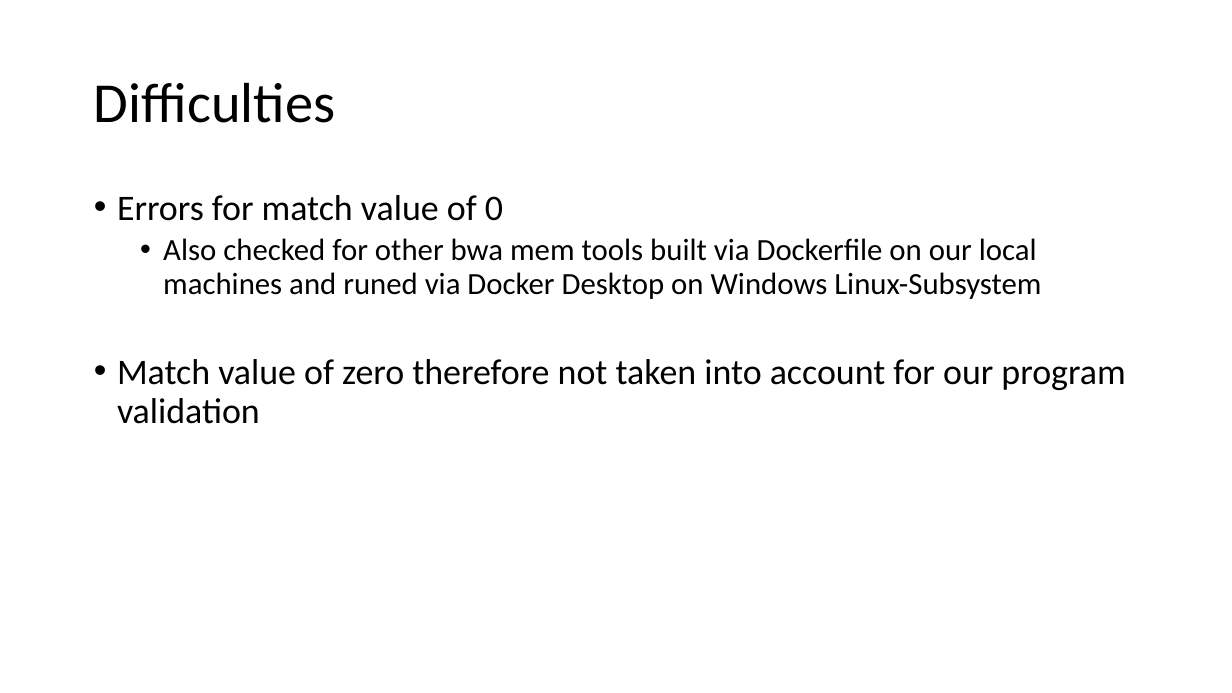
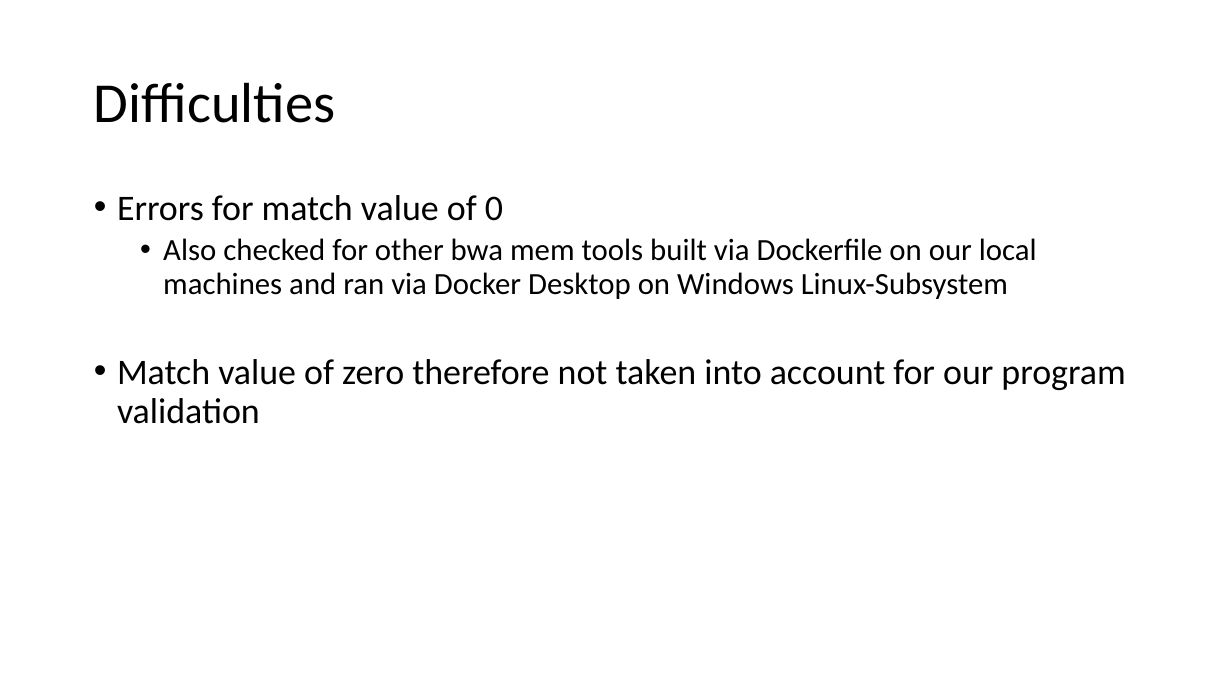
Before and after one commit to VasilijeBecic/GenI2022Pro, a slide deck: slide 17 of GIPresentation.pptx (slide 18 before the commit). Drawn at 1232x693 pixels with LibreOffice and Linux fonts; fonts in the diff are those of the drawing. Boxes give left, top, right and bottom in pixels: in the first picture for what was removed or moved away, otherwise in the second. Text is boxed around its words. In the diff, an @@ line names an element or a change of style, - is before the commit and + after.

```diff
--- a/GIPresentation.pptx
+++ b/GIPresentation.pptx
@@ text at box(163, 238, 1037, 299): text changed @@
-  • Also checked for other bwa mem tools built via Dockerfile on our local machines and runed via Docker Desktop on Windows Linux-Subsystem
+  • Also checked for other bwa mem tools built via Dockerfile on our local machines and ran via Docker Desktop on Windows Linux-Subsystem
```
Also in this commit, not shown: 6 other slides changed, 1 slide removed, 1 other file.
